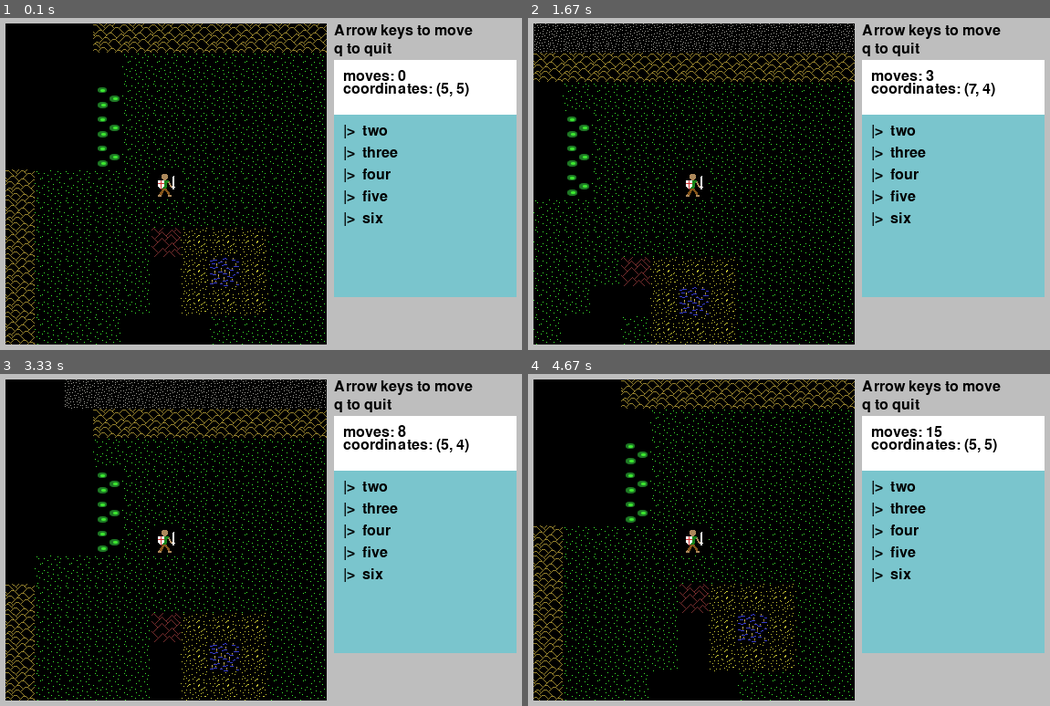
Above: before the commit, frames 1-4 (two rows, left to right).
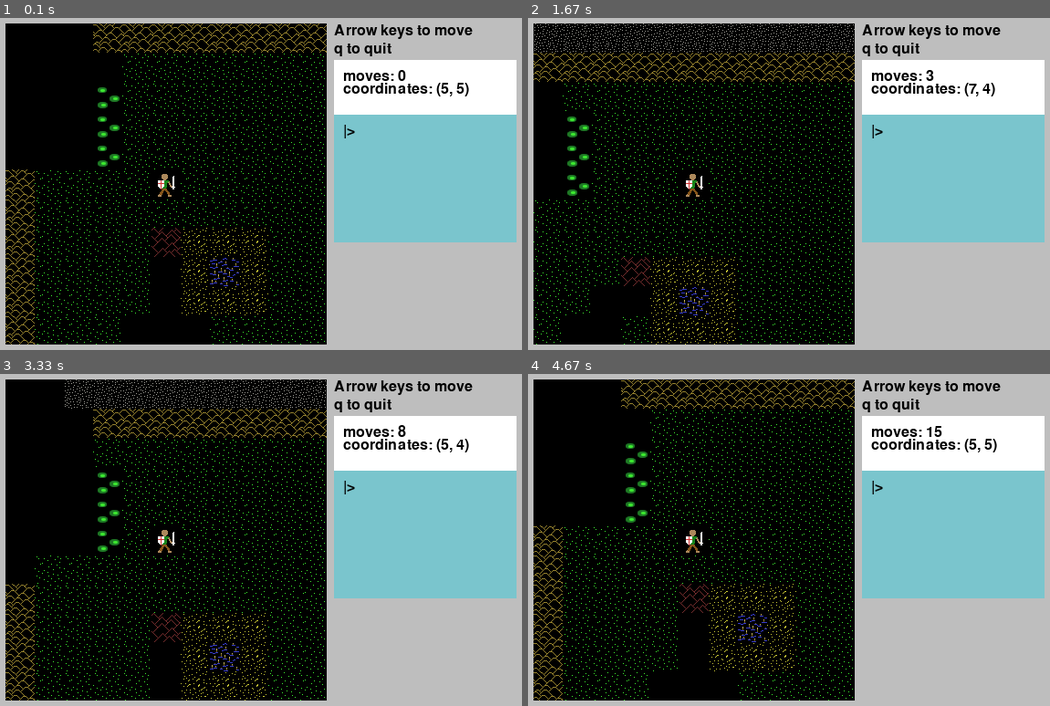
Above: after the commit, the same moments.

Repository: josh-reynolds/Python
Game: pygame game, started from pygame/nulltima/demo.py
The game is run twice, just before and just after one commit, with the same random seed, the same clock (stepped at 60 frames per second) and the same inputs.
Inputs:
- Up to frame 1 (0.1 s): no input
- Up to frame 2 (1.67 s): hold Right 0.33-0.8 s; hold Up 0.83-1.13 s; hold Right 1.17-1.63 s
- Up to frame 3 (3.33 s): hold Left 1.67-2.2 s; hold Down 2.23-2.53 s; hold Left 2.57-2.97 s; hold Up from 3 s (still down); tap Space at 3.07 s
- Up to frame 4 (4.67 s): release Up at 3.37 s; hold Right 3.4-4.03 s; tap Space at 3.47, 3.77, 4.13, 4.53 s; hold Down 4.07-4.43 s; hold Left from 4.47 s (still down)

The runs differ from the first frame. In frame 1, 6.4% of the frame differs, in the area x 63-99%, y 32-85%; in frame 2, 6.4%; in frame 3, 6.4%; in frame 4, 6.4%.

Commit message:
Console height determined by maxlines - also managing prompt in Console.add()

Diff:
--- a/pygame/nulltima/game.py
+++ b/pygame/nulltima/game.py
@@ -77,8 +77,10 @@
         self.fontsize = 24
         self.fontcolor = Color('black')
         self.set_font()
-        self.lines = ["one", "two", "three", "four", "five", "six"]
+        self.lines = []
         self.maxlines = 5
+        self.prompt = '|>  '
+        self.add()
         self.render()
 
     def set_font(self):
@@ -86,18 +88,21 @@
 
     def render(self):
         self.width = 200
-        self.img = pygame.Surface((self.width, 200))
+        self.img = pygame.Surface((self.width, 20 + self.maxlines * self.fontsize))
         self.img.fill(Color('cadetblue3'))
         self.rect = self.img.get_rect()
         self.rect.topleft = self.pos
 
         for i,line in enumerate(self.lines):
-            line = '|>  ' + line
             text = self.font.render(line, True, self.fontcolor)
             self.img.blit(text, (10,10 + i * self.fontsize))
 
-    def add(self, text):
-        self.lines.append(text)
+    def add(self, text=None):
+        if self.lines:
+            self.lines.pop()
+        if text:
+            self.lines.append(self.prompt + text)
+        self.lines.append(self.prompt)
 
     def draw(self):
         self.render()
